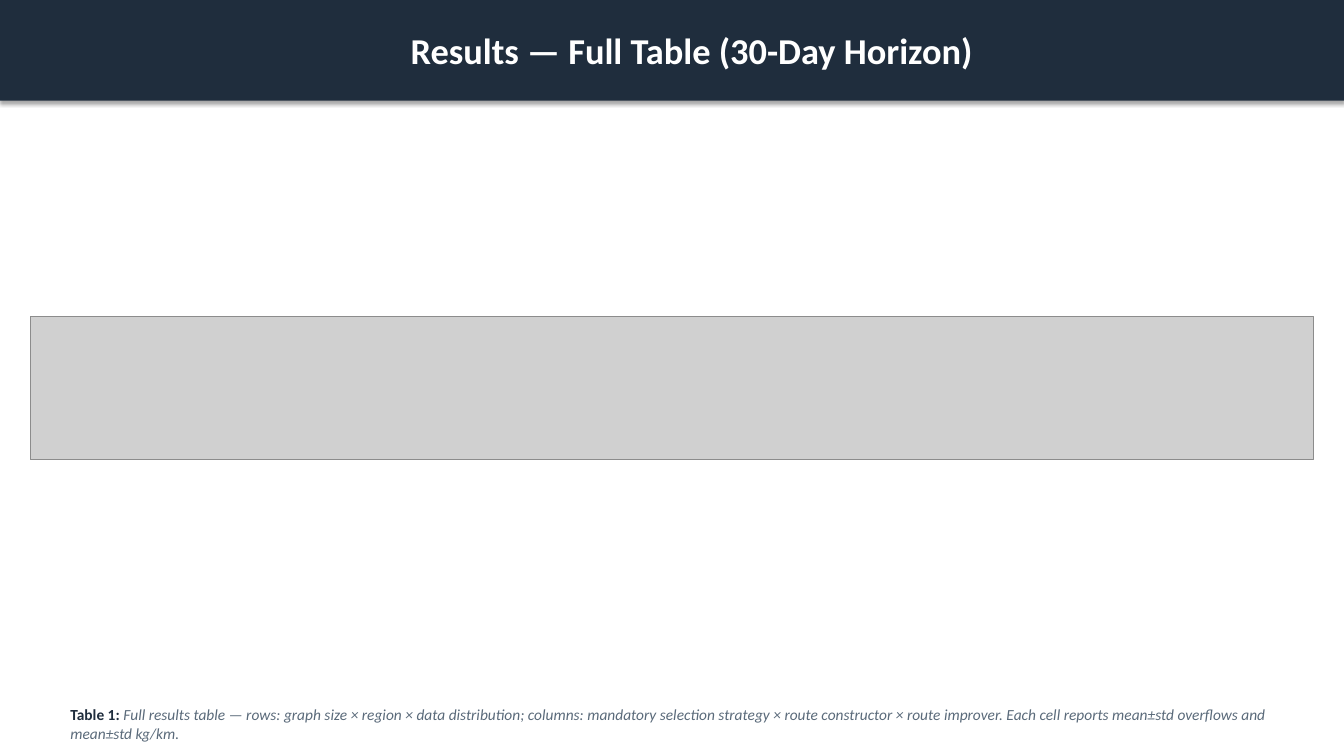
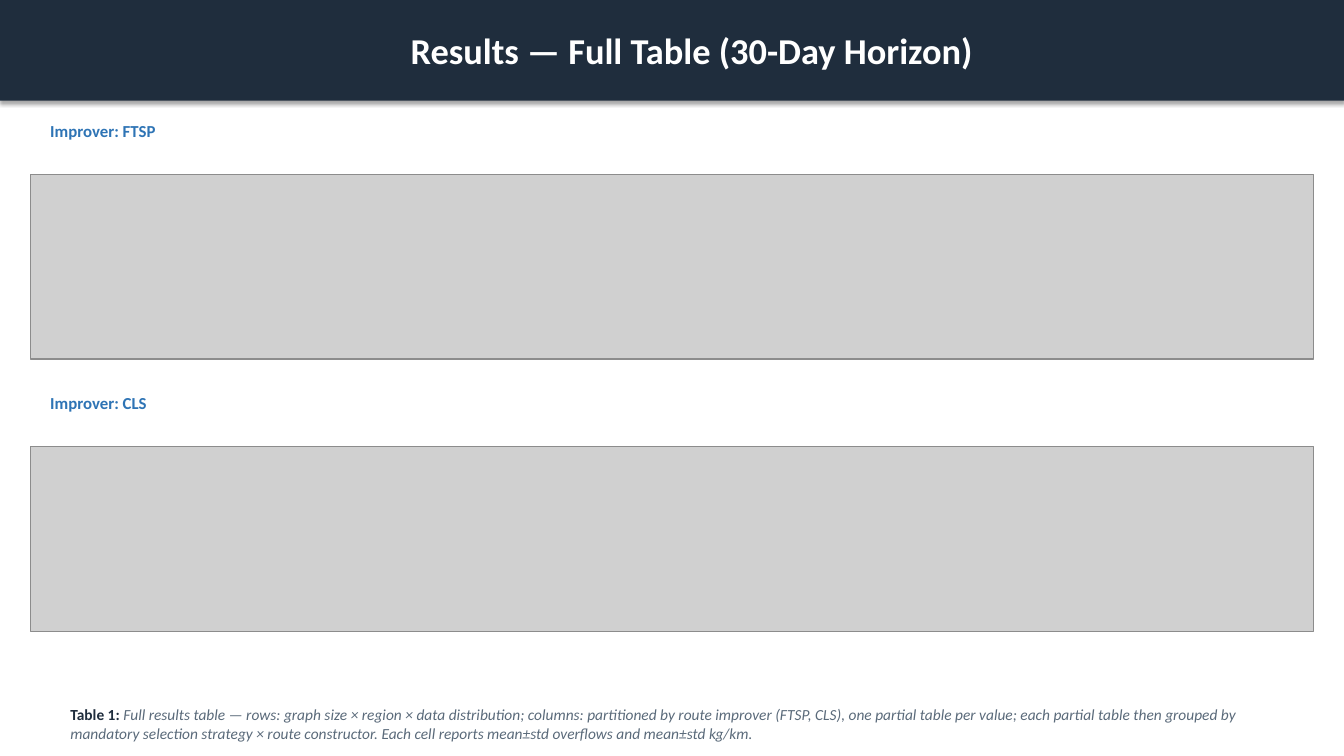
Before and after one commit to ACFHarbinger/WSmartPlus-Route, a slide deck: slide 17 of assets/windows/wsmart_route_results.pptx. Drawn at 1344x756 pixels with LibreOffice and Linux fonts; fonts in the diff are those of the drawing; grey boxes stand for pictures. Boxes give left, top, right and bottom in pixels: in the first picture for what was removed or moved away, otherwise in the second. Text is boxed around its words. In the diff, an @@ line names an element or a change of style, - is before the commit and + after.

```diff
--- a/assets/windows/wsmart_route_results.pptx
+++ b/assets/windows/wsmart_route_results.pptx
@@ text added at <box>50,126,156,140</box>, 12 pt, text #2E74B5, bold @@
+Improver: FTSP
@@ picture added at <box>30,174,1314,359</box> @@
@@ picture removed at <box>30,317,1314,460</box> @@
@@ text added at <box>50,398,147,412</box>, 12 pt, text #2E74B5, bold @@
+Improver: CLS
@@ picture added at <box>30,447,1314,631</box> @@
@@ text at <box>70,709,1236,742</box>: text changed @@
-Table 1: Full results table — rows: graph size × region × data distribution; columns: mandatory selection strategy × route constructor × route improver. Each cell reports mean±std overflows and mean±std kg/km.
+Table 1: Full results table — rows: graph size × region × data distribution; columns: partitioned by route improver (FTSP, CLS), one partial table per value; each partial table then grouped by mandatory selection strategy × route constructor. Each cell reports mean±std overflows and mean±std kg/km.
```
Also in this commit, not shown: 9 other slides changed, 2 other files.
